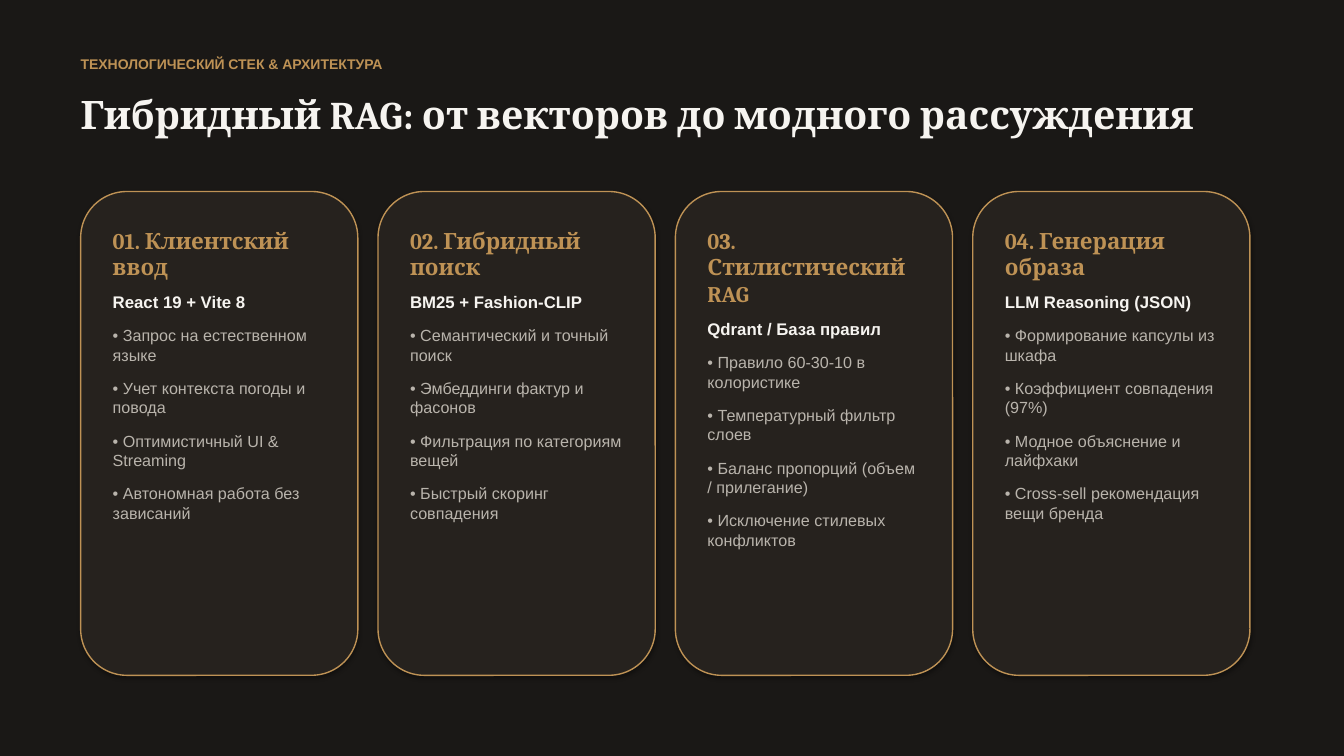
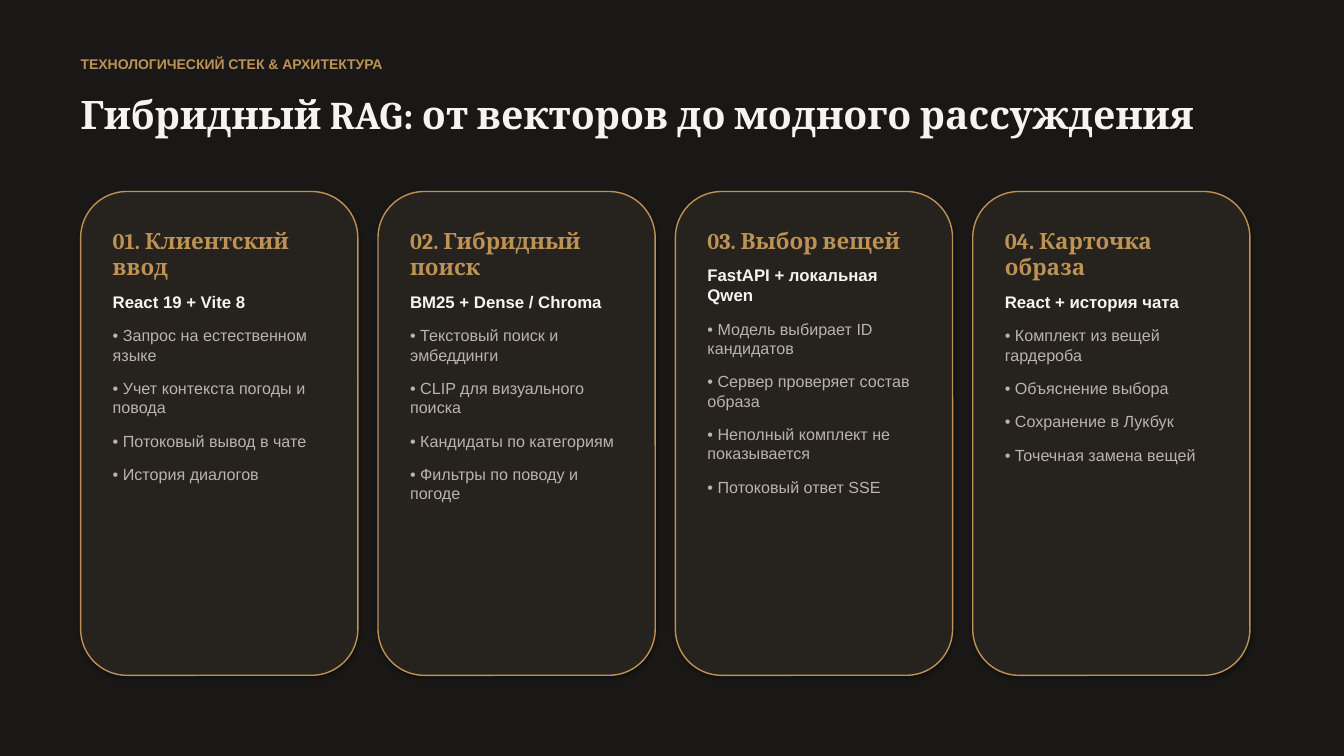
Before and after one commit to SachaXoDev/NIRS_AI_stilist, a slide deck: slide 4 of AI_Stylist_Presentation.pptx. Drawn at 1344x756 pixels with LibreOffice and Linux fonts; fonts in the diff are those of the drawing. Boxes give left, top, right and bottom in pixels: in the first picture for what was removed or moved away, otherwise in the second. Text is boxed around its words. In the diff, an @@ line names an element or a change of style, - is before the commit and + after.

```diff
--- a/AI_Stylist_Presentation.pptx
+++ b/AI_Stylist_Presentation.pptx
@@ text at [707, 232, 910, 493]: text changed @@
-03. Стилистический RAG
-Qdrant / База правил
-• Правило 60-30-10 в колористике
-• Температурный фильтр слоев
-• Баланс пропорций (объем / прилегание)
-• Исключение стилевых конфликтов
+03. Выбор вещей
+FastAPI + локальная Qwen
+• Модель выбирает ID кандидатов
+• Сервер проверяет состав образа
+• Неполный комплект не показывается
+• Потоковый ответ SSE
@@ text at [1005, 233, 1195, 464]: text changed @@
-04. Генерация образа
-LLM Reasoning (JSON)
-• Формирование капсулы из шкафа
-• Коэффициент совпадения (97%)
-• Модное объяснение и лайфхаки
-• Cross-sell рекомендация вещи бренда
+04. Карточка образа
+React + история чата
+• Комплект из вещей гардероба
+• Объяснение выбора
+• Сохранение в Лукбук
+• Точечная замена вещей
@@ text at [410, 296, 613, 502]: text changed @@
-BM25 + Fashion-CLIP
-• Семантический и точный поиск
-• Эмбеддинги фактур и фасонов
-• Фильтрация по категориям вещей
-• Быстрый скоринг совпадения
+BM25 + Dense / Chroma
+• Текстовый поиск и эмбеддинги
+• CLIP для визуального поиска
+• Кандидаты по категориям
+• Фильтры по поводу и погоде
@@ text at [123, 435, 306, 484]: text changed @@
-• Оптимистичный UI & Streaming
-• Автономная работа без зависаний
+• Потоковый вывод в чате
+• История диалогов
```
Also in this commit, not shown: 6 other slides changed, 1 slide added, 1 slide removed, 4 other files.
